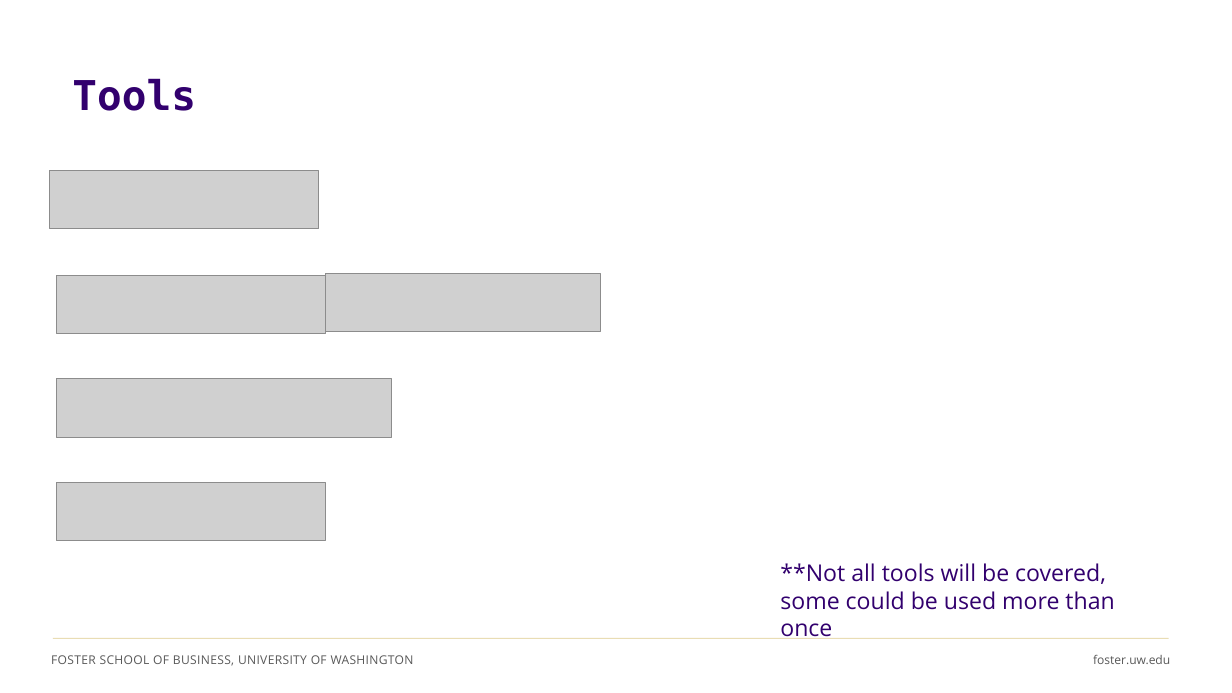
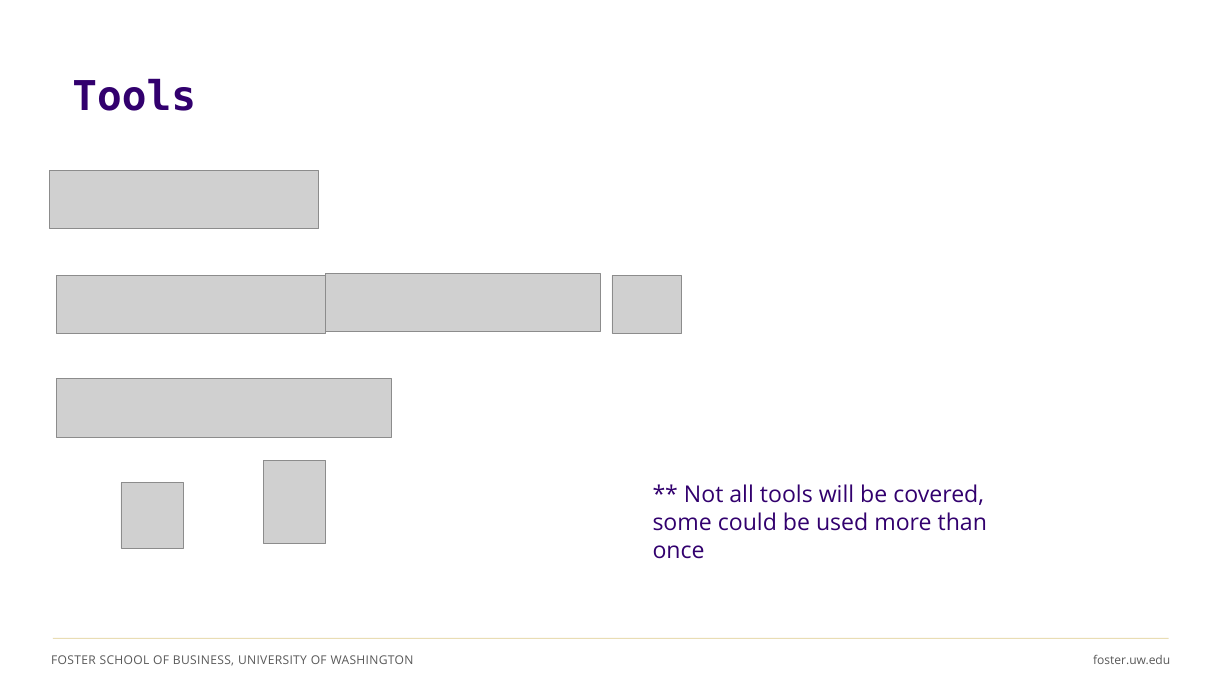
Before and after one commit to ashercurtis/slides.io, a slide deck: slide 6 of ACCTG320/ACCTG320Class13_2026.pptx. Drawn at 1232x693 pixels with LibreOffice and Linux fonts; fonts in the diff are those of the drawing; grey boxes stand for pictures. Boxes give left, top, right and bottom in pixels: in the first picture for what was removed or moved away, otherwise in the second. Text is boxed around its words. In the diff, an @@ line names an element or a change of style, - is before the commit and + after.

Commit message:
updated C13 slides

```diff
--- a/ACCTG320/ACCTG320Class13_2026.pptx
+++ b/ACCTG320/ACCTG320Class13_2026.pptx
@@ picture added at [612,275,681,334] @@
@@ picture added at [263,460,326,543] @@
@@ text "** Not all tools will ...": place and size @@
-text "** Not all tools will ..." at [780,563,1114,610]
+text "** Not all tools will ..." at [653,484,987,531]
@@ picture: place and size @@
-picture at [56,483,325,542]
+picture at [121,483,184,549]
@@ text at [684,484,984,505]: spaces changed @@
-**Not all tools will be covered,
+** Not all tools will be covered,
```
Also in this commit, not shown: 1 other file.
